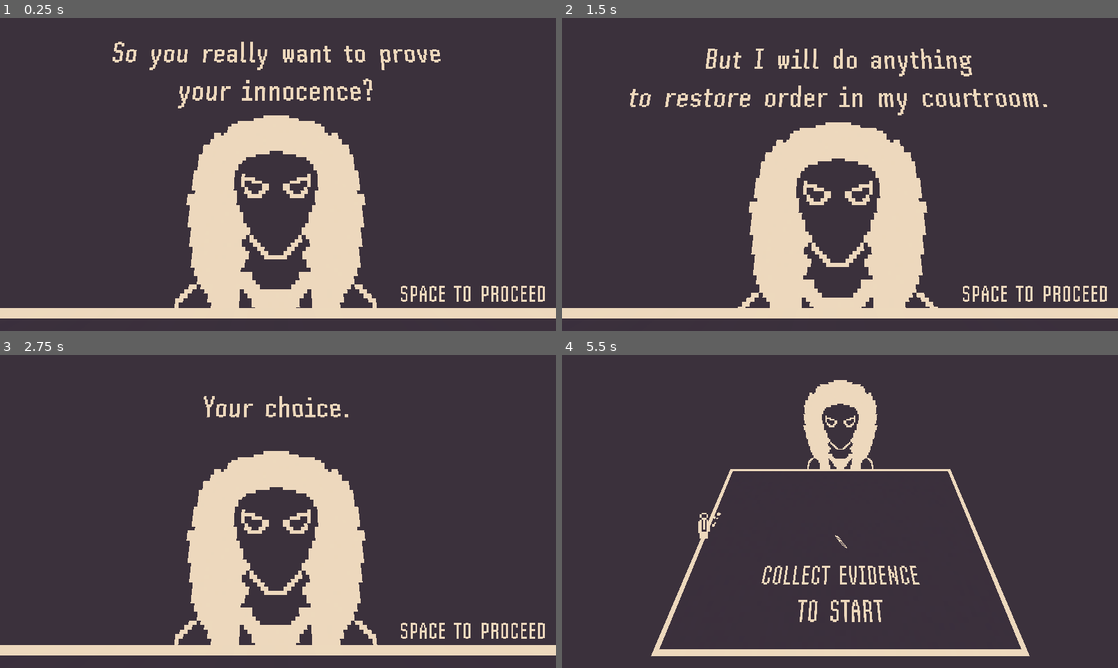
Above: before the commit, frames 1-4 (two rows, left to right).
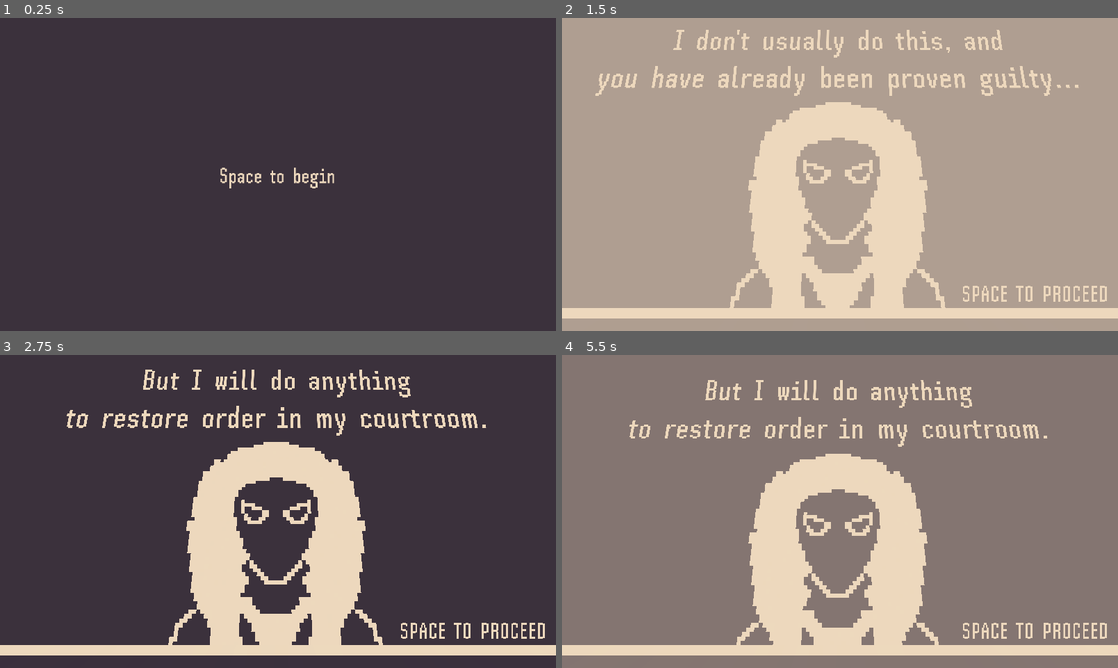
Above: after the commit, the same moments.

Repository: troingle/godot-jam-24
Game: Godot game, scene res://scenes/main.tscn
The game is run twice, just before and just after one commit, with the same random seed, the same clock (stepped at 60 frames per second) and the same inputs. Before the commit the project starts from res://scenes/game.tscn.
Inputs:
- Up to frame 1 (0.25 s): no input
- Up to frame 2 (1.5 s): hold D (right) 0.53-1.28 s; tap Space (space) at 0.6, 1.35 s; hold S (down) from 1.28 s (still down)
- Up to frame 3 (2.75 s): release S (down) at 2.03 s; hold D (right) from 2.03 s (still down); tap Space (space) at 2.1 s
- Up to frame 4 (5.5 s): release D (right) at 2.78 s; hold W (up) 2.78-3.53 s; tap Space (space) every 0.75 s from 2.85 to 5.1 s; hold A (left) 3.53-5.03 s; tap R (reset) at 4.15 s; hold S (down) from 5.03 s (still down)

The runs differ from the first frame. In frame 1, 18% of the frame differs, in the area x 0-100%, y 7-96%; in frame 2, 87%; in frame 3, 6.9%; in frame 4, 97%, in the area x 0-100%, y 0-100%.

Commit message:
Finished game

Diff:
--- /dev/null
+++ b/code/end.gd
@@ -0,0 +1,9 @@
+extends Node2D
+
+# Called every frame. 'delta' is the elapsed time since the previous frame.
+func _process(delta: float) -> void:
+	if Input.is_action_just_pressed("space"):
+		if name == "Main":
+			get_tree().change_scene_to_file("res://scenes/game.tscn")
+		else:
+			get_tree().change_scene_to_file("res://scenes/main.tscn")
--- a/code/game.gd
+++ b/code/game.gd
@@ -44,12 +44,13 @@
 
 var dialogue = ["So you really want to prove
 your innocence?", "I don't usually do this, and
-you were already proven to be guilty...", "But I will do anything
-to restore order in my courtroom.", "Your choice.", ""]
+you have already been proven guilty...", "But I will do anything
+to restore order in my courtroom.", "It's your choice.", ""]
 var dialogue_num = 0
 
 func _ready():
 	original_gavel_time = gavel_wait.wait_time
+	Music.stop()
 
 func _process(delta):
 	$"../CanvasLayer/Hidden/EvidenceLabel".text = str(score)
@@ -70,16 +71,16 @@
 			saw.global_position = Vector3(-5.631, 0.039, 0.89)
 
 	if phase == 3:
-		if score >= 55:
+		if score >= 58:
 			$"../GavelStuff".visible = true
 			if not brought_in:
 				brought_in = true
 				gavel_wait.start()
 				gavel_move.play("move_in")
 				gavel_wait.wait_time = 1.5
-		if score >= 75:
+		if score >= 79:
 			handle_saws(delta, false)
-		if score >= 100:
+		if score >= 87:
 			phase += 1
 			big_saw.global_position = Vector3(-5.631, 0.039, 0.89)
 			saw.global_position = Vector3(-5.631, 0.039, 0.89)
@@ -87,16 +88,21 @@
 			$"../Judge/AnimationPlayer".play("fall")
 			bar.visible = false
 			fade_anim.play("flash")
+			if Music.is_playing():
+				print("Stop")
+				Music.stop()
+				$Explode.play()
+			player.proceed_timer.start()
 
-	if phase == 4:
-		pass
 
 	if dialogue_text.visible and Input.is_action_just_pressed("space"):
+		player.bump_sound.play()
 		dialogue_num += 1
 		if dialogue_num == 4:
 			dialogue_text.visible = false
 			$"../Camera3D/CameraMove".play("move")
 			$"../CanvasLayer/ProceedTip".visible = false
+			$"../Intro".stop()
 			cutscene_running = false
 
 	dialogue_text.text = dialogue[dialogue_num]
@@ -104,16 +110,19 @@
 	if $"../GavelStuff".global_position.x >= 2.08 and score <= 50:
 		$"../GavelStuff".visible = false
 
-	if score != 0:
+	if score != 0 and score < 86:
 		$"../Info".visible = false
 		$"../Judge/Bar".visible = true
 		$"../CanvasLayer/Hidden".visible = true
+		if !Music.is_playing():
+			Music.play()
 
-	bar.scale.x = (100 - score) * 1.5
+
+	bar.scale.x = (87 - score) * 1.7
 
 
 func _on_gavel_wait_timeout():
-	if phase == 1 or (phase == 3 and score >= 55):
+	if phase == 1 or (phase == 3 and score >= 58):
 		gavel_anim.play(anim_names[gavel_num])
 
 		old_gavel_num = gavel_num
@@ -134,10 +143,15 @@
 
 	if player.global_position.z < 0.459 and old_gavel_num == 0:
 		player.hp -= 1
+		player.hurt_sound.play()
 	elif player.global_position.z > 0.459 and player.global_position.z < 1.332 and old_gavel_num == 1:
 		player.hp -= 1
+		player.hurt_sound.play()
 	elif player.global_position.z > 1.33 and old_gavel_num == 2:
 		player.hp -= 1
+		player.hurt_sound.play()
+
+	player.bump_sound.play()
 
 func handle_saws(delta, include_big):
 	if saw.global_position.x < player.global_position.x:
--- a/code/heart.gd
+++ b/code/heart.gd
@@ -7,4 +7,5 @@
 
 	if player.global_position.distance_to(global_position) < 0.26:
 		player.hp += 1
+		player.collect_sound.play()
 		queue_free()
--- a/code/player.gd
+++ b/code/player.gd
@@ -15,6 +15,12 @@
 @onready var game = $"../GameManager"
 
 @onready var hurt_timer = $HurtTimer
+
+@onready var hurt_sound = $Hurt
+@onready var collect_sound = $Collect
+@onready var bump_sound = $Bump
+
+@onready var proceed_timer = $ProceedTimer
 
 const SPEED = 2.5
 
@@ -70,8 +76,8 @@
 	if not game.cutscene_running:
 		move_and_slide()
 
-	#if hp <= 0 or Input.is_action_just_pressed("reset"):
-		#get_tree().reload_current_scene()
+	if hp <= 0 or Input.is_action_just_pressed("reset"):
+		get_tree().reload_current_scene()
 
 func collect():
 	if game.score == 0:
@@ -80,6 +86,7 @@
 		$"../GavelStuff".visible = true
 
 	game.score += 1
+	$Collect.play()
 
 	var evidence = evidence_obj.instantiate()
 	parent.global_position.x = rng.randf_range(0.3, 1.75) * side
@@ -90,7 +97,7 @@
 	for h in get_tree().get_nodes_in_group("heart"):
 		h.queue_free()
 
-	if rng.randi_range(1, 6) == 1 and hp != 5:
+	if rng.randi_range(1, 5) == 1 and hp != 5:
 		var heart = heart_obj.instantiate()
 
 		heart_parent.global_position.x = rng.randf_range(-1.75, 1.75)
@@ -102,6 +109,7 @@
 func hurt():
 	if can_hurt:
 		hp -= 1
+		$Hurt.play()
 		can_hurt = false
 		hurt_timer.start()
 
@@ -145,3 +153,7 @@
 		$"../CanvasLayer/Hidden/Heart3".visible = false
 		$"../CanvasLayer/Hidden/Heart4".visible = false
 		$"../CanvasLayer/Hidden/Heart5".visible = false
+
+
+func _on_proceed_timer_timeout() -> void:
+	get_tree().change_scene_to_file("res://scenes/end.tscn")
--- a/code/target.gd
+++ b/code/target.gd
@@ -7,7 +7,7 @@
 
 func _ready():
 	if global_position == player.global_position: 	#global_position.distance_to(player.global_position) < 0.1:
-			player.hurt()
+		player.hurt()
 
 func _process(delta: float) -> void:
 	scale.x -= shrink_speed * delta
--- a/project.godot
+++ b/project.godot
@@ -11,16 +11,19 @@
 [application]
 
 config/name="godotjam24"
-run/main_scene="res://scenes/game.tscn"
+run/main_scene="res://scenes/main.tscn"
 config/features=PackedStringArray("4.3", "GL Compatibility")
+boot_splash/image="3b313c"
 config/icon="res://icon.svg"
 
 [autoload]
 
 Global="*res://code/global.gd"
+Music="*res://scenes/music.tscn"
 
 [display]
 
+window/size/mode=2
 window/stretch/mode="viewport"
 
 [filesystem]
--- /dev/null
+++ b/scenes/end.tscn
@@ -0,0 +1,26 @@
+[gd_scene load_steps=4 format=3 uid="uid://c30au1dlaalgu"]
+
+[ext_resource type="FontFile" uid="uid://dcm4odg10o6gq" path="res://fonts/SHPinscher-Regular.otf" id="1_4ewlu"]
+[ext_resource type="Script" path="res://code/end.gd" id="1_yv3j0"]
+[ext_resource type="AudioStream" uid="uid://b1tora3t6uciu" path="res://audio/outro.wav" id="3_m3fgi"]
+
+[node name="End" type="Node2D"]
+script = ExtResource("1_yv3j0")
+
+[node name="Label" type="Label" parent="."]
+offset_right = 12296.0
+offset_bottom = 6956.0
+scale = Vector2(0.0934436, 0.0934436)
+theme_override_fonts/font = ExtResource("1_4ewlu")
+theme_override_font_sizes/font_size = 400
+text = "Thanks for playing!
+
+Made for Godot Jam Round 2
+
+Press Space to return to main menu"
+horizontal_alignment = 1
+vertical_alignment = 1
+
+[node name="AudioStreamPlayer" type="AudioStreamPlayer" parent="."]
+stream = ExtResource("3_m3fgi")
+autoplay = true
--- a/scenes/game.tscn
+++ b/scenes/game.tscn
@@ -1,7 +1,8 @@
-[gd_scene load_steps=44 format=4 uid="uid://cfwvjtfusjlrm"]
+[gd_scene load_steps=48 format=4 uid="uid://cfwvjtfusjlrm"]
 
 [ext_resource type="Script" path="res://code/game.gd" id="1_11on1"]
 [ext_resource type="Texture2D" uid="uid://dk24feta27ks5" path="res://art/flat_plane.png" id="2_htrr6"]
+[ext_resource type="AudioStream" uid="uid://cs3f1ttlr87s7" path="res://audio/explosion.wav" id="2_ic6ru"]
 [ext_resource type="Texture2D" uid="uid://cipc8jsnqky24" path="res://art/judge.png" id="2_r2x5y"]
 [ext_resource type="PackedScene" uid="uid://cak8hrbijhgrl" path="res://scenes/player.tscn" id="2_y67t5"]
 [ext_resource type="PackedScene" uid="uid://cs344lfjs1qns" path="res://scenes/evidence.tscn" id="4_a35dw"]
@@ -11,6 +12,35 @@
 [ext_resource type="FontFile" uid="uid://dcm4odg10o6gq" path="res://fonts/SHPinscher-Regular.otf" id="9_4vvxs"]
 [ext_resource type="Texture2D" uid="uid://cl4hc166cunl7" path="res://art/saw.png" id="9_b3v0s"]
 [ext_resource type="Script" path="res://code/saw.gd" id="9_s73er"]
+[ext_resource type="Texture2D" uid="uid://l8x5x2nkffgc" path="res://art/flash2.png" id="10_k237v"]
+[ext_resource type="AudioStream" uid="uid://bcplhc7o62byf" path="res://audio/start.wav" id="12_yh3s4"]
+
+[sub_resource type="Animation" id="Animation_320fm"]
+length = 0.001
+tracks/0/type = "value"
+tracks/0/imported = false
+tracks/0/enabled = true
+tracks/0/path = NodePath(".:position")
+tracks/0/interp = 1
+tracks/0/loop_wrap = true
+tracks/0/keys = {
+"times": PackedFloat32Array(0),
+"transitions": PackedFloat32Array(1),
+"update": 0,
+"values": [Vector3(0.0172184, 0.671095, 0.361838)]
+}
+tracks/1/type = "value"
+tracks/1/imported = false
+tracks/1/enabled = true
+tracks/1/path = NodePath(".:rotation")
+tracks/1/interp = 1
+tracks/1/loop_wrap = true
+tracks/1/keys = {
+"times": PackedFloat32Array(0),
+"transitions": PackedFloat32Array(1),
+"update": 0,
+"values": [Vector3(-0.0537385, 0, 0)]
+}
 
 [sub_resource type="Animation" id="Animation_crv8m"]
 resource_name = "move"
@@ -39,33 +69,6 @@
 "values": [Vector3(-0.0537385, 0, 0), Vector3(-1.01753, 0, 0)]
 }
 
-[sub_resource type="Animation" id="Animation_320fm"]
-length = 0.001
-tracks/0/type = "value"
-tracks/0/imported = false
-tracks/0/enabled = true
-tracks/0/path = NodePath(".:position")
-tracks/0/interp = 1
-tracks/0/loop_wrap = true
-tracks/0/keys = {
-"times": PackedFloat32Array(0),
-"transitions": PackedFloat32Array(1),
-"update": 0,
-"values": [Vector3(0.0172184, 0.671095, 0.361838)]
-}
-tracks/1/type = "value"
-tracks/1/imported = false
-tracks/1/enabled = true
-tracks/1/path = NodePath(".:rotation")
-tracks/1/interp = 1
-tracks/1/loop_wrap = true
-tracks/1/keys = {
-"times": PackedFloat32Array(0),
-"transitions": PackedFloat32Array(1),
-"update": 0,
-"values": [Vector3(-0.0537385, 0, 0)]
-}
-
 [sub_resource type="AnimationLibrary" id="AnimationLibrary_sjawg"]
 _data = {
 "RESET": SubResource("Animation_320fm"),
@@ -98,6 +101,22 @@
 "values": [Vector3(0, 0.47616, -0.947815)]
 }
 
+[sub_resource type="Animation" id="Animation_x6j0x"]
+resource_name = "fall"
+length = 2.0
+tracks/0/type = "value"
+tracks/0/imported = false
+tracks/0/enabled = true
+tracks/0/path = NodePath(".:position")
+tracks/0/interp = 1
+tracks/0/loop_wrap = true
+tracks/0/keys = {
+"times": PackedFloat32Array(0, 2),
+"transitions": PackedFloat32Array(1, 1),
+"update": 0,
+"values": [Vector3(0, 0.47616, -0.947815), Vector3(0, -1.51703, -0.947815)]
+}
+
 [sub_resource type="Animation" id="Animation_fyehb"]
 resource_name = "hover"
 length = 1.5
@@ -113,22 +132,6 @@
 "transitions": PackedFloat32Array(1, 1),
 "update": 0,
 "values": [Vector3(0, 0.331665, -0.947815), Vector3(0, 0.506, -0.948)]
-}
-
-[sub_resource type="Animation" id="Animation_x6j0x"]
-resource_name = "fall"
-length = 2.0
-tracks/0/type = "value"
-tracks/0/imported = false
-tracks/0/enabled = true
-tracks/0/path = NodePath(".:position")
-tracks/0/interp = 1
-tracks/0/loop_wrap = true
-tracks/0/keys = {
-"times": PackedFloat32Array(0, 2),
-"transitions": PackedFloat32Array(1, 1),
-"update": 0,
-"values": [Vector3(0, 0.47616, -0.947815), Vector3(0, -1.51703, -0.947815)]
 }
 
 [sub_resource type="AnimationLibrary" id="AnimationLibrary_dphxk"]
@@ -493,6 +496,21 @@
 "flash3": SubResource("Animation_iguxl")
 }
 
+[sub_resource type="Animation" id="Animation_424nh"]
+length = 0.001
+tracks/0/type = "value"
+tracks/0/imported = false
+tracks/0/enabled = true
+tracks/0/path = NodePath(".:color")
+tracks/0/interp = 1
+tracks/0/loop_wrap = true
+tracks/0/keys = {
+"times": PackedFloat32Array(0),
+"transitions": PackedFloat32Array(1),
+"update": 0,
+"values": [Color(0.929412, 0.847059, 0.741176, 0)]
+}
+
 [sub_resource type="Animation" id="Animation_7pjc8"]
 resource_name = "flash"
 tracks/0/type = "value"
@@ -508,8 +526,9 @@
 "values": [Color(0.929412, 0.847059, 0.741176, 0), Color(0.929412, 0.847059, 0.741176, 1), Color(0.929412, 0.847059, 0.741176, 1), Color(0.929412, 0.847059, 0.741176, 0)]
 }
 
-[sub_resource type="Animation" id="Animation_424nh"]
-length = 0.001
+[sub_resource type="Animation" id="Animation_8vau1"]
+resource_name = "fade_in"
+length = 2.1
 tracks/0/type = "value"
 tracks/0/imported = false
 tracks/0/enabled = true
@@ -517,15 +536,16 @@
 tracks/0/interp = 1
 tracks/0/loop_wrap = true
 tracks/0/keys = {
-"times": PackedFloat32Array(0),
-"transitions": PackedFloat32Array(1),
-"update": 0,
-"values": [Color(0.929412, 0.847059, 0.741176, 0)]
+"times": PackedFloat32Array(0, 0.233333, 2.06667),
+"transitions": PackedFloat32Array(1, 1, 1),
+"update": 0,
+"values": [Color(0.929412, 0.847059, 0.741176, 1), Color(0.929412, 0.847059, 0.741176, 1), Color(0.929412, 0.847059, 0.741176, 0)]
 }
 
 [sub_resource type="AnimationLibrary" id="AnimationLibrary_myxt7"]
 _data = {
 "RESET": SubResource("Animation_424nh"),
+"fade_in": SubResource("Animation_8vau1"),
 "flash": SubResource("Animation_7pjc8")
 }
 
@@ -553,8 +573,11 @@
 wait_time = 2.0
 one_shot = true
 
+[node name="Explode" type="AudioStreamPlayer" parent="GameManager"]
+stream = ExtResource("2_ic6ru")
+
 [node name="Camera3D" type="Camera3D" parent="."]
-transform = Transform3D(1, 0, 0, 0, 0.998556, 0.0537127, 0, -0.0537127, 0.998556, 0.0172184, 0.671095, 0.361838)
+transform = Transform3D(1, 0, 0, 0, 0.998556, 0.0537126, 0, -0.0537126, 0.998556, 0.0172184, 0.671095, 0.361838)
 fov = 80.0
 
 [node name="CameraMove" type="AnimationPlayer" parent="Camera3D"]
@@ -704,21 +727,21 @@
 modulate = Color(1, 1, 1, 0)
 texture_filter = 0
 render_priority = 2
-texture = ExtResource("7_pin6g")
+texture = ExtResource("10_k237v")
 
 [node name="Flash2" type="Sprite3D" parent="Flashes"]
 transform = Transform3D(390.207, 0, 0, 0, -3.84168e-06, 2.77772, 0, -87.8874, -1.21418e-07, 0, 0.0125826, 0.91421)
 modulate = Color(1, 1, 1, 0)
 texture_filter = 0
 render_priority = 2
-texture = ExtResource("7_pin6g")
+texture = ExtResource("10_k237v")
 
 [node name="Flash3" type="Sprite3D" parent="Flashes"]
 transform = Transform3D(390.207, 0, 0, 0, -3.85878e-06, 2.77772, 0, -88.2786, -1.21418e-07, 0, 0.0125826, 1.77263)
 modulate = Color(1, 1, 1, 0)
 texture_filter = 0
 render_priority = 2
-texture = ExtResource("7_pin6g")
+texture = ExtResource("10_k237v")
 
 [node name="FlashAnim" type="AnimationPlayer" parent="Flashes"]
 libraries = {
@@ -728,6 +751,7 @@
 [node name="Sawblade" type="Node3D" parent="."]
 transform = Transform3D(0.737782, 0, 0, 0, 0.737782, 0, 0, 0, 0.737782, -5.676, 0.0389676, 0.890289)
 script = ExtResource("9_s73er")
+speed = 0.8
 
 [node name="Sprite3D" type="Sprite3D" parent="Sawblade"]
 transform = Transform3D(1.14984, 0, 0, 0, 0.2976, 1.11066, 0, -1.11066, 0.2976, 0, 0, 0)
@@ -736,9 +760,9 @@
 texture = ExtResource("9_b3v0s")
 
 [node name="BigSaw" type="Node3D" parent="."]
-transform = Transform3D(1.67179, 0, 0, 0, 1.67179, 0, 0, 0, 1.67179, -5.676, 0, 0.900186)
+transform = Transform3D(1.36211, 0, 0, 0, 1.36211, 0, 0, 0, 1.36211, -5.676, 0, 0.900186)
 script = ExtResource("9_s73er")
-speed = 0.5
+speed = 0.35
 
 [node name="Sprite3D" type="Sprite3D" parent="BigSaw"]
 transform = Transform3D(1.14984, 0, 0, 0, 0.2976, 1.11066, 0, -1.11066, 0.2976, 0, 0, 0)
@@ -788,10 +812,12 @@
 texture = ExtResource("5_euh3a")
 
 [node name="EvidenceLabel" type="Label" parent="CanvasLayer/Hidden"]
-offset_left = 16.0
-offset_top = 70.0
-offset_right = 1526.0
-offset_bottom = 670.0
+visible = false
+layout_mode = 0
+offset_left = -2219.0
+offset_top = 675.0
+offset_right = -709.0
+offset_bottom = 1275.0
 scale = Vector2(0.120652, 0.120652)
 theme_override_colors/font_color = Color(0.929412, 0.847059, 0.741176, 1)
 theme_override_fonts/font = ExtResource("9_4vvxs")
@@ -821,6 +847,7 @@
 libraries = {
 "": SubResource("AnimationLibrary_myxt7")
 }
+autoplay = "fade_in"
 
 [node name="Info" type="Label3D" parent="."]
 transform = Transform3D(0.133449, 0, 0, 0, -5.83323e-09, 0.133449, 0, -0.133449, -5.83323e-09, 0, 0.0378543, 1.60829)
@@ -831,6 +858,11 @@
 font_size = 500
 outline_size = 0
 
+[node name="Intro" type="AudioStreamPlayer" parent="."]
+stream = ExtResource("12_yh3s4")
+volume_db = -5.0
+autoplay = true
+
 [connection signal="timeout" from="GameManager/GavelWait" to="GameManager" method="_on_gavel_wait_timeout"]
 [connection signal="timeout" from="GameManager/WarningShowTimer" to="GameManager" method="_on_warning_show_timer_timeout"]
 [connection signal="timeout" from="GameManager/AttackTimer" to="GameManager" method="_on_attack_timer_timeout"]
--- /dev/null
+++ b/scenes/main.tscn
@@ -0,0 +1,18 @@
+[gd_scene load_steps=3 format=3 uid="uid://pvuub84q2gst"]
+
+[ext_resource type="Script" path="res://code/end.gd" id="1_o8x35"]
+[ext_resource type="FontFile" uid="uid://dcm4odg10o6gq" path="res://fonts/SHPinscher-Regular.otf" id="2_lf7df"]
+
+[node name="Main" type="Node2D"]
+script = ExtResource("1_o8x35")
+
+[node name="Label" type="Label" parent="."]
+modulate = Color(0.929412, 0.847059, 0.741176, 1)
+offset_right = 12296.0
+offset_bottom = 6956.0
+scale = Vector2(0.0934436, 0.0934436)
+theme_override_fonts/font = ExtResource("2_lf7df")
+theme_override_font_sizes/font_size = 495
+text = "Space to begin"
+horizontal_alignment = 1
+vertical_alignment = 1
--- /dev/null
+++ b/scenes/music.tscn
@@ -0,0 +1,6 @@
+[gd_scene load_steps=2 format=3 uid="uid://dbe604xgvrab3"]
+
+[ext_resource type="AudioStream" uid="uid://c3s6mqpf8jm8e" path="res://audio/music.WAV" id="1_cpy3y"]
+
+[node name="Music" type="AudioStreamPlayer"]
+stream = ExtResource("1_cpy3y")
--- a/scenes/player.tscn
+++ b/scenes/player.tscn
@@ -1,7 +1,10 @@
-[gd_scene load_steps=9 format=3 uid="uid://cak8hrbijhgrl"]
+[gd_scene load_steps=12 format=3 uid="uid://cak8hrbijhgrl"]
 
 [ext_resource type="Texture2D" uid="uid://cl2g64ot01k2q" path="res://art/player_front.png" id="1_1e2en"]
 [ext_resource type="Script" path="res://code/player.gd" id="1_6n21x"]
+[ext_resource type="AudioStream" uid="uid://bqmpik607hekg" path="res://audio/pickup.wav" id="3_t1jfk"]
+[ext_resource type="AudioStream" uid="uid://c7lwvf4et2dqh" path="res://audio/hurt.wav" id="4_p1uem"]
+[ext_resource type="AudioStream" uid="uid://dykd67t5iith4" path="res://audio/bump.wav" id="5_kmt8s"]
 
 [sub_resource type="CapsuleShape3D" id="CapsuleShape3D_rrin8"]
 height = 1.5
@@ -91,4 +94,17 @@
 wait_time = 1.2
 one_shot = true
 
+[node name="ProceedTimer" type="Timer" parent="."]
+wait_time = 5.0
+
+[node name="Collect" type="AudioStreamPlayer" parent="."]
+stream = ExtResource("3_t1jfk")
+
+[node name="Hurt" type="AudioStreamPlayer" parent="."]
+stream = ExtResource("4_p1uem")
+
+[node name="Bump" type="AudioStreamPlayer" parent="."]
+stream = ExtResource("5_kmt8s")
+
 [connection signal="timeout" from="HurtTimer" to="." method="_on_hurt_timer_timeout"]
+[connection signal="timeout" from="ProceedTimer" to="." method="_on_proceed_timer_timeout"]
--- a/scenes/target.tscn
+++ b/scenes/target.tscn
@@ -1,8 +1,7 @@
-[gd_scene load_steps=4 format=3 uid="uid://d35it2oju7dnn"]
+[gd_scene load_steps=3 format=3 uid="uid://d35it2oju7dnn"]
 
 [ext_resource type="Texture2D" uid="uid://cm0pm7serp436" path="res://art/target.png" id="1_bj3ic"]
 [ext_resource type="Script" path="res://code/target.gd" id="1_d4u73"]
-[ext_resource type="AudioStream" uid="uid://cb4up75hs31xy" path="res://audio/shoot.wav" id="3_kmg3w"]
 
 [node name="Target" type="Node3D"]
 transform = Transform3D(0.968827, 0, 0, 0, 0.968827, 0, 0, 0, 0.968827, 0, 0, 0)
@@ -13,8 +12,3 @@
 texture_filter = 0
 render_priority = 1
 texture = ExtResource("1_bj3ic")
-
-[node name="Shoot" type="AudioStreamPlayer" parent="."]
-stream = ExtResource("3_kmg3w")
-volume_db = -16.0
-autoplay = true
Not shown, changed: art/flash.png.import
Binary file added: art/flash2.png
Not shown, added: art/flash2.png.import
Not shown, added: audio/bump.wav.import
Not shown, added: audio/explosion.wav.import
Not shown, added: audio/hurt.wav.import
Not shown, added: audio/music.WAV.import
Not shown, added: audio/outro.wav.import
Not shown, added: audio/pickup.wav.import
Not shown, added: audio/start.wav.import
Not shown, added: export_presets.cfg
Not shown, added: audio/bump.wav
(and 7 more such lines)
